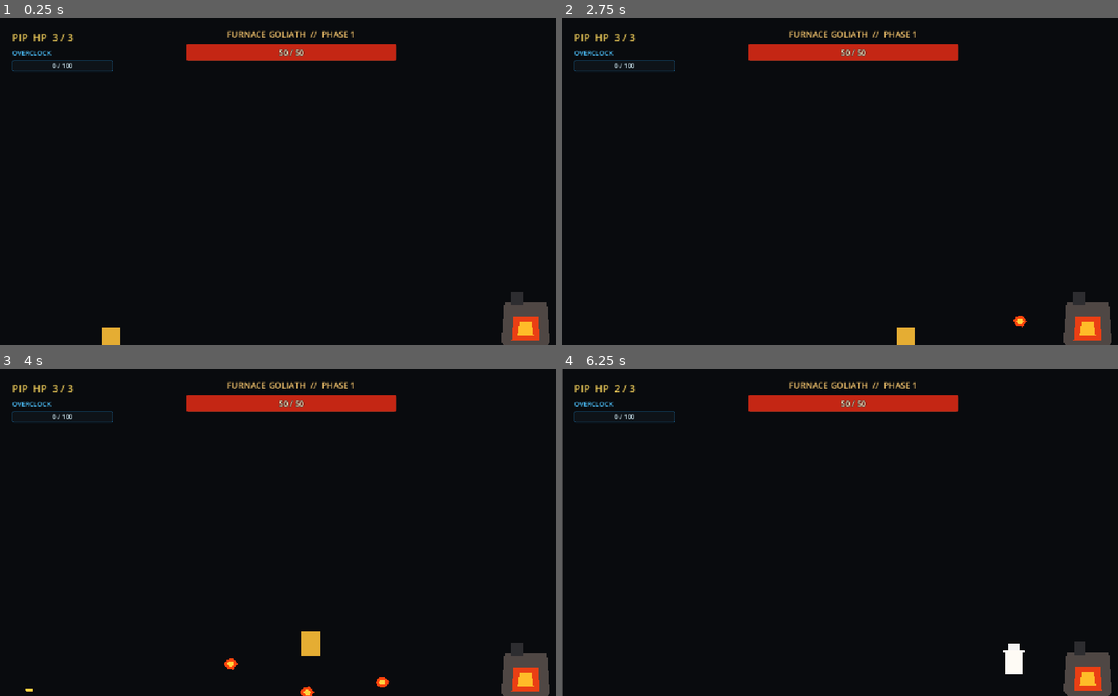
Above: before the commit, frames 1-4 (two rows, left to right).
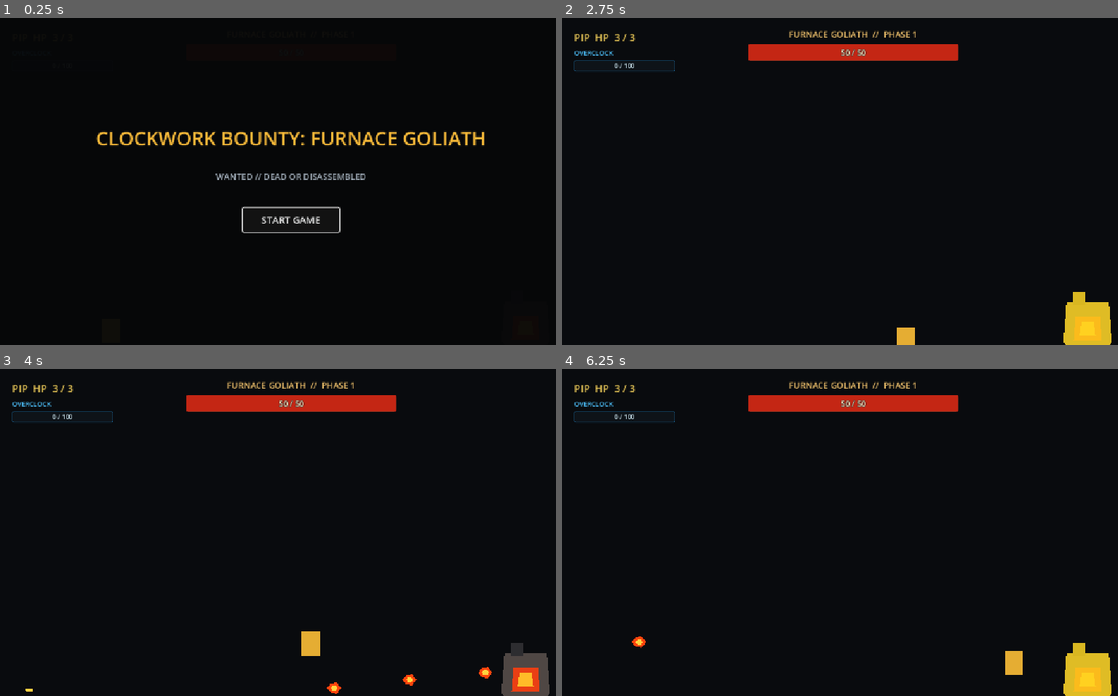
Above: after the commit, the same moments.

Repository: koushamoeini/Reign-of-Gears
Game: Godot game, scene res://main.tscn
Same seed, same stepped clock (60 frames per second), same inputs: the game is played once before the commit and once after it.
Inputs (mouse positions are in pixels of both pictures, inside the frame that each line leads up to):
- Up to frame 1 (0.25 s): no input
- Up to frame 2 (2.75 s): click (851, 220) at 0.5 s, where only the run after the commit has a clickable "START GAME"; tap Enter at 1.25 s; hold Right (pip_move_right) from 1.28 s (still down); tap R at 1.35, 2.3 s; tap F (pip_jump) at 1.52, 2.27 s; tap A (pip_dash) at 2.1 s
- Up to frame 3 (4 s): release Right (pip_move_right) at 2.78 s; hold Left (pip_move_left) 2.78-3.53 s; hold D (pip_shoot) 2.78-3.53 s; tap R at 3.05, 3.8 s; hold Right (pip_move_right) from 3.53 s (still down); tap E (pip_special) at 3.6 s; tap F (pip_jump) at 3.77 s
- Up to frame 4 (6.25 s): tap R at 4.35, 5.1, 6.05 s; tap F (pip_jump) at 4.52, 5.27 s; release Right (pip_move_right) at 5.03 s; hold Left (pip_move_left) 5.03-5.78 s; hold Right (pip_move_right) from 5.78 s (still down); tap A (pip_dash) at 5.85 s

The runs differ from the first frame. In frame 1, 5.9% of the frame differs, in the area x 2-99%, y 3-100%; in frame 2, 1.1%; in frame 3, 0.3%; in frame 4, 1.5%.

Commit message:
Add title screen and bounty result flow

Diff:
--- a/main.gd
+++ b/main.gd
@@ -4,6 +4,8 @@
 @onready var boss: Node = $FurnaceGoliath
 @onready var stage_hazards: StageHazardController = $StageHazards
 @onready var combat_hud: CombatHUD = $CombatHUD
+@onready var background_music: AudioStreamPlayer = $AudioHooks/BackgroundMusic
+@onready var victory_sound: AudioStreamPlayer = $AudioHooks/VictorySound
 
 var encounter_finished: bool = false
 var arena_origin: Vector2
@@ -16,7 +18,16 @@
 	player.connect("health_changed", _on_player_health_changed)
 	boss.connect("died", _on_boss_died)
 	boss.connect("phase_changed", _on_boss_phase_changed)
-	combat_hud.next_boss_requested.connect(_on_next_boss_requested)
+	combat_hud.start_game_requested.connect(_on_start_game_requested)
+
+	var start_immediately := get_tree().has_meta("start_immediately") and bool(get_tree().get_meta("start_immediately"))
+	if get_tree().has_meta("start_immediately"):
+		get_tree().remove_meta("start_immediately")
+	if start_immediately:
+		_begin_fight()
+	else:
+		combat_hud.show_main_menu()
+		get_tree().paused = true
 
 
 func _on_player_health_changed(_current_health: int, _max_health: int) -> void:
@@ -42,12 +53,20 @@
 	encounter_finished = true
 	stage_hazards.stop_all()
 	_shake_arena(12.0, 0.4)
+	if victory_sound.stream:
+		victory_sound.play()
 	combat_hud.show_victory()
 
 
-func _on_next_boss_requested() -> void:
-	# Replace this reload with change_scene_to_file() when boss two is ready.
-	get_tree().reload_current_scene()
+func _on_start_game_requested() -> void:
+	_begin_fight()
+
+
+func _begin_fight() -> void:
+	combat_hud.hide_main_menu()
+	get_tree().paused = false
+	if background_music.stream and not background_music.playing:
+		background_music.play()
 
 
 func _shake_arena(max_strength: float, duration: float) -> void:
--- a/main.tscn
+++ b/main.tscn
@@ -5,6 +5,9 @@
 [ext_resource type="PackedScene" path="res://bosses/furnace_goliath.tscn" id="3_boss"]
 [ext_resource type="PackedScene" path="res://ui/combat_hud.tscn" id="4_hud"]
 [ext_resource type="PackedScene" path="res://hazards/stage_hazard_controller.tscn" id="5_hazards"]
+[ext_resource type="AudioStream" path="res://audio/shoot.wav" id="6_shoot"]
+[ext_resource type="AudioStream" path="res://audio/player_hit.wav" id="7_hit"]
+[ext_resource type="AudioStream" path="res://audio/dash.wav" id="8_dash"]
 
 [sub_resource type="RectangleShape2D" id="FloorShape"]
 size = Vector2(1280, 60)
@@ -53,4 +56,22 @@
 
 [node name="StageHazards" parent="." instance=ExtResource("5_hazards")]
 
+[node name="AudioHooks" type="Node" parent="."]
+
+[node name="BackgroundMusic" type="AudioStreamPlayer" parent="AudioHooks"]
+
+[node name="ShootSound" type="AudioStreamPlayer" parent="AudioHooks"]
+stream = ExtResource("6_shoot")
+volume_db = -6.0
+
+[node name="HitSound" type="AudioStreamPlayer" parent="AudioHooks"]
+stream = ExtResource("7_hit")
+volume_db = -4.0
+
+[node name="DashSound" type="AudioStreamPlayer" parent="AudioHooks"]
+stream = ExtResource("8_dash")
+volume_db = -5.0
+
+[node name="VictorySound" type="AudioStreamPlayer" parent="AudioHooks"]
+
 [node name="CombatHUD" parent="." instance=ExtResource("4_hud")]
--- a/ui/combat_hud.gd
+++ b/ui/combat_hud.gd
@@ -1,9 +1,7 @@
 class_name CombatHUD
 extends CanvasLayer
 
-signal next_boss_requested
-
-enum ResultAction { RETRY, NEXT_BOSS }
+signal start_game_requested
 
 @onready var player_health_label: Label = $Interface/PlayerHealth
 @onready var overclock_label: Label = $Interface/OverclockLabel
@@ -16,10 +14,13 @@
 @onready var result_title: Label = $Interface/ResultOverlay/ResultTitle
 @onready var result_detail: Label = $Interface/ResultOverlay/ResultDetail
 @onready var retry_button: Button = $Interface/ResultOverlay/RetryButton
+@onready var main_menu_button: Button = $Interface/ResultOverlay/MainMenuButton
+@onready var main_menu_overlay: ColorRect = $Interface/MainMenuOverlay
+@onready var start_button: Button = $Interface/MainMenuOverlay/StartButton
 
 var player: Node
 var boss: Node
-var result_action: ResultAction = ResultAction.RETRY
+var is_game_over: bool = false
 
 
 func _ready() -> void:
@@ -80,30 +81,61 @@
 	boss_health_label.text = "DEFEATED"
 
 
+func show_main_menu() -> void:
+	result_overlay.hide()
+	main_menu_overlay.show()
+	start_button.grab_focus()
+
+
+func hide_main_menu() -> void:
+	main_menu_overlay.hide()
+
+
 func show_game_over() -> void:
-	result_action = ResultAction.RETRY
-	result_title.text = "GAME OVER"
-	result_detail.text = "Pip's gears have stopped."
-	retry_button.text = "RETRY"
-	retry_button.show()
+	is_game_over = true
+	result_title.text = "YOU CRASHED"
+	result_detail.text = "Press R or retry the bounty."
+	retry_button.offset_left = -75.0
+	retry_button.offset_right = 75.0
+	main_menu_button.hide()
 	result_overlay.show()
 	retry_button.grab_focus()
 
 
 func show_victory() -> void:
-	result_action = ResultAction.NEXT_BOSS
-	result_title.text = "VICTORY"
-	result_detail.text = "Furnace Goliath has fallen."
-	retry_button.text = "NEXT BOSS"
-	retry_button.show()
+	is_game_over = false
+	result_title.text = "BOUNTY COLLECTED!"
+	result_detail.text = "Furnace Goliath has been scrapped."
+	retry_button.offset_left = -160.0
+	retry_button.offset_right = -10.0
+	main_menu_button.show()
 	result_overlay.show()
 	retry_button.grab_focus()
 
 
-func _on_result_button_pressed() -> void:
-	match result_action:
-		ResultAction.RETRY:
-			get_tree().paused = false
-			get_tree().reload_current_scene()
-		ResultAction.NEXT_BOSS:
-			next_boss_requested.emit()
+func _input(event: InputEvent) -> void:
+	if is_game_over and result_overlay.visible and event is InputEventKey and event.pressed and not event.echo:
+		if event.physical_keycode == KEY_R:
+			get_viewport().set_input_as_handled()
+			_retry_fight()
+
+
+func _on_start_button_pressed() -> void:
+	start_game_requested.emit()
+
+
+func _on_retry_button_pressed() -> void:
+	_retry_fight()
+
+
+func _retry_fight() -> void:
+	get_tree().paused = false
+	get_tree().set_meta("start_immediately", true)
+	get_tree().reload_current_scene()
+
+
+func _on_main_menu_button_pressed() -> void:
+	get_tree().paused = false
+	if get_tree().has_meta("start_immediately"):
+		get_tree().remove_meta("start_immediately")
+	get_tree().reload_current_scene()
--- a/ui/combat_hud.tscn
+++ b/ui/combat_hud.tscn
@@ -179,7 +179,7 @@
 theme_override_colors/font_outline_color = Color(0.04, 0.045, 0.05, 1)
 theme_override_constants/outline_size = 8
 theme_override_font_sizes/font_size = 46
-text = "GAME OVER"
+text = "YOU CRASHED"
 horizontal_alignment = 1
 vertical_alignment = 1
 
@@ -198,7 +198,7 @@
 grow_vertical = 2
 theme_override_colors/font_color = Color(0.82, 0.84, 0.86, 1)
 theme_override_font_sizes/font_size = 18
-text = "Pip's gears have stopped."
+text = "Press R or retry the bounty."
 horizontal_alignment = 1
 vertical_alignment = 1
 
@@ -219,4 +219,88 @@
 theme_override_font_sizes/font_size = 18
 text = "RETRY"
 
-[connection signal="pressed" from="Interface/ResultOverlay/RetryButton" to="." method="_on_result_button_pressed"]
+[node name="MainMenuButton" type="Button" parent="Interface/ResultOverlay"]
+custom_minimum_size = Vector2(150, 44)
+layout_mode = 1
+anchors_preset = 8
+anchor_left = 0.5
+anchor_top = 0.5
+anchor_right = 0.5
+anchor_bottom = 0.5
+offset_left = 10.0
+offset_top = 48.0
+offset_right = 160.0
+offset_bottom = 92.0
+grow_horizontal = 2
+grow_vertical = 2
+theme_override_font_sizes/font_size = 18
+text = "MAIN MENU"
+
+[node name="MainMenuOverlay" type="ColorRect" parent="Interface"]
+visible = false
+layout_mode = 1
+anchors_preset = 15
+anchor_right = 1.0
+anchor_bottom = 1.0
+grow_horizontal = 2
+grow_vertical = 2
+mouse_filter = 0
+color = Color(0.025, 0.028, 0.032, 0.96)
+
+[node name="Title" type="Label" parent="Interface/MainMenuOverlay"]
+layout_mode = 1
+anchor_left = 0.05
+anchor_top = 0.5
+anchor_right = 0.95
+anchor_bottom = 0.5
+offset_top = -125.0
+offset_bottom = -45.0
+grow_horizontal = 2
+grow_vertical = 2
+theme_override_colors/font_color = Color(0.96, 0.72, 0.22, 1)
+theme_override_colors/font_outline_color = Color(0.04, 0.045, 0.05, 1)
+theme_override_constants/outline_size = 8
+theme_override_font_sizes/font_size = 38
+text = "CLOCKWORK BOUNTY: FURNACE GOLIATH"
+horizontal_alignment = 1
+vertical_alignment = 1
+
+[node name="Subtitle" type="Label" parent="Interface/MainMenuOverlay"]
+layout_mode = 1
+anchors_preset = 8
+anchor_left = 0.5
+anchor_top = 0.5
+anchor_right = 0.5
+anchor_bottom = 0.5
+offset_left = -300.0
+offset_top = -30.0
+offset_right = 300.0
+offset_bottom = 10.0
+grow_horizontal = 2
+grow_vertical = 2
+theme_override_colors/font_color = Color(0.68, 0.73, 0.78, 1)
+theme_override_font_sizes/font_size = 17
+text = "WANTED // DEAD OR DISASSEMBLED"
+horizontal_alignment = 1
+vertical_alignment = 1
+
+[node name="StartButton" type="Button" parent="Interface/MainMenuOverlay"]
+custom_minimum_size = Vector2(190, 48)
+layout_mode = 1
+anchors_preset = 8
+anchor_left = 0.5
+anchor_top = 0.5
+anchor_right = 0.5
+anchor_bottom = 0.5
+offset_left = -95.0
+offset_top = 52.0
+offset_right = 95.0
+offset_bottom = 100.0
+grow_horizontal = 2
+grow_vertical = 2
+theme_override_font_sizes/font_size = 19
+text = "START GAME"
+
+[connection signal="pressed" from="Interface/ResultOverlay/RetryButton" to="." method="_on_retry_button_pressed"]
+[connection signal="pressed" from="Interface/ResultOverlay/MainMenuButton" to="." method="_on_main_menu_button_pressed"]
+[connection signal="pressed" from="Interface/MainMenuOverlay/StartButton" to="." method="_on_start_button_pressed"]
